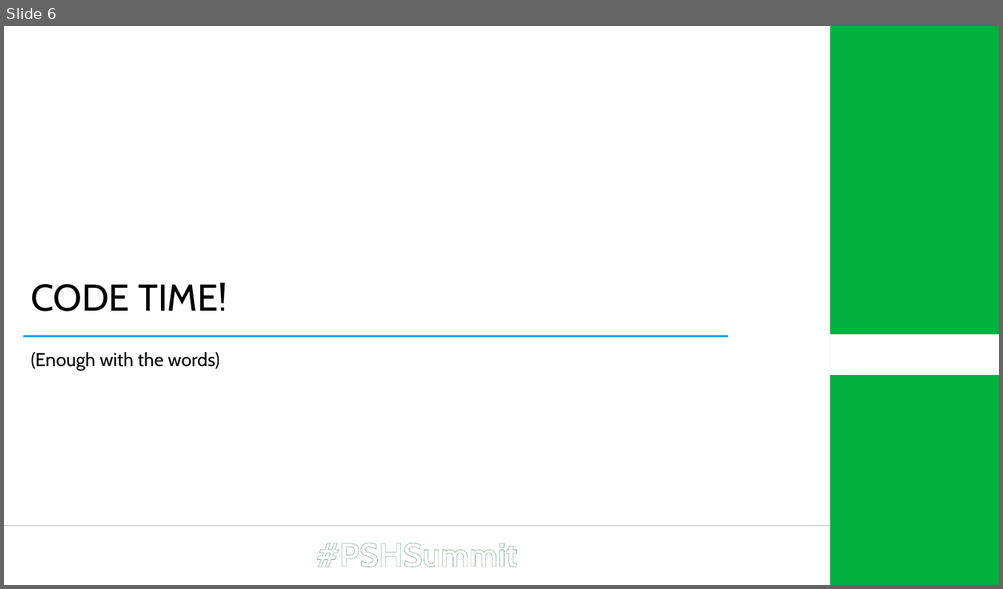
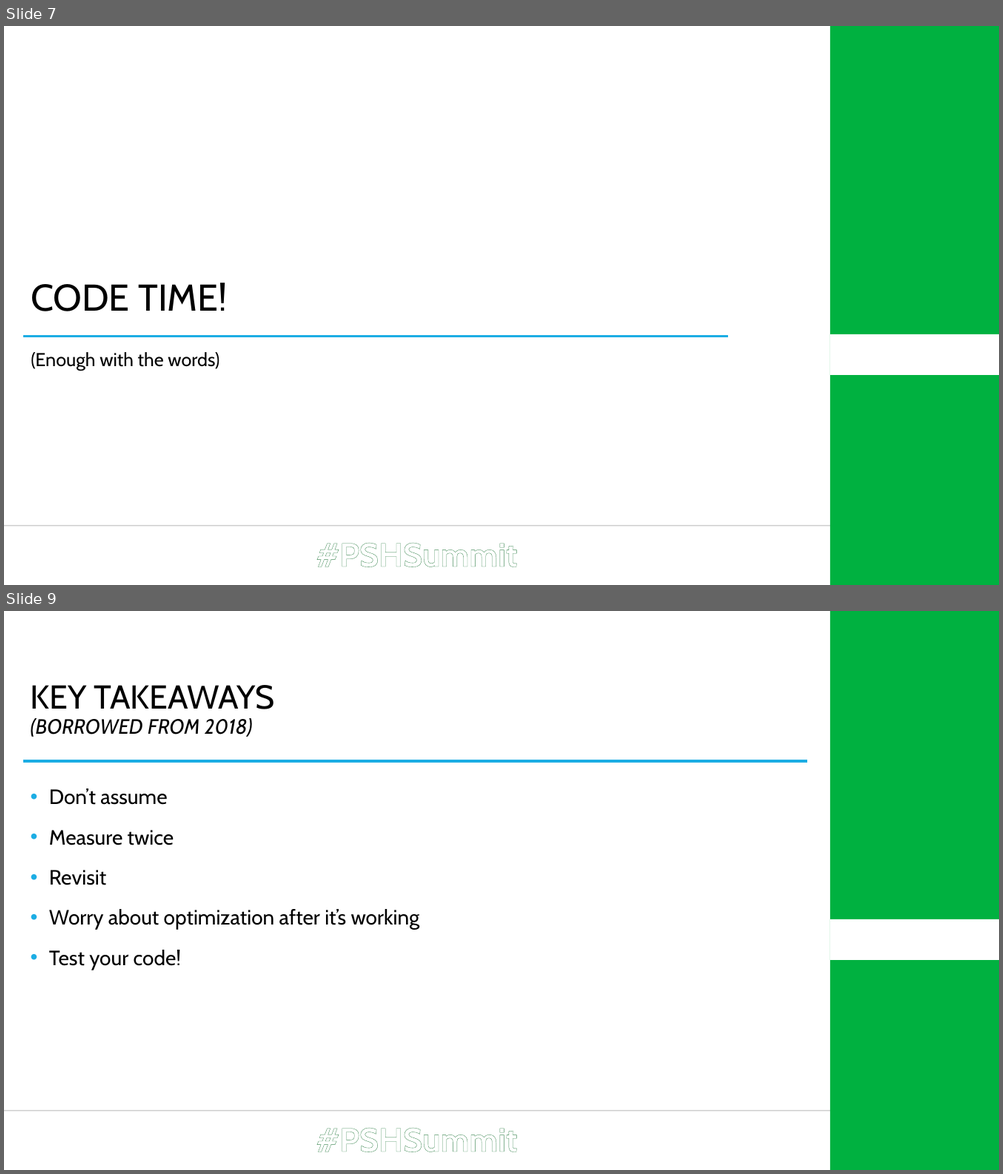
Before and after one commit to Windos/Talks, a slide deck: 2021/04 - April/28 - Summit 2021 - High-Intensity Scripting/High-Intensity Scripting.pptx. Shown one above the other, each under a label of ours: slide 6 before the commit, slides 7 and 9 after it; the slides between them are not shown. The pictures are 1003x589 and 1003x1174 pixels, drawn with LibreOffice and Linux fonts; fonts in the diff are those of the drawing; background and template pictures are left out. Boxes give left, top, right and bottom in pixels: in the first picture for what was removed or moved away, otherwise in the second. Text is boxed around its words. In the diff, an @@ line names an element or a change of style, - is before the commit and + after.

```diff
--- a/2021/04 - April/28 - Summit 2021 - High-Intensity Scripting/High-Intensity Scripting.pptx
+++ b/2021/04 - April/28 - Summit 2021 - High-Intensity Scripting/High-Intensity Scripting.pptx
@@ slide 9 added at <box>4,611,999,1170</box>, background #FFFFFF; not listed: 4 template elements that a slide beside it also shows @@
@@ title added at <box>31,685,275,737</box>, 20 pt, text #000000, italic @@
+KEY TAKEAWAYS
+(BORROWED FROM 2018)
@@ line added from (22, 762) to (807, 762), #1CADE4 2.5 pt @@
@@ text added at <box>49,789,420,970</box>, 20 pt, text #000000 @@
+• Don’t assume
+• Measure twice
+• Revisit
+• Worry about optimization after it’s working
+• Test your code!
@@ what was slide 6 is now slide 7 @@
```
Also in this commit, not shown: 1 slide changed, 3 other slides added.
